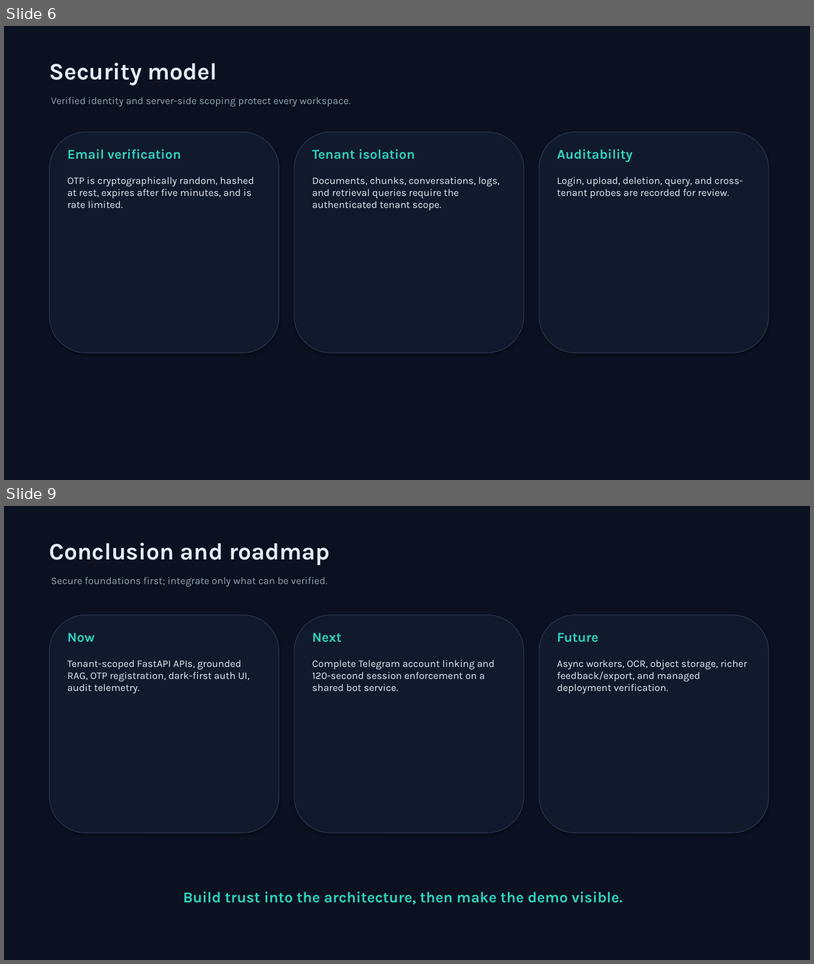
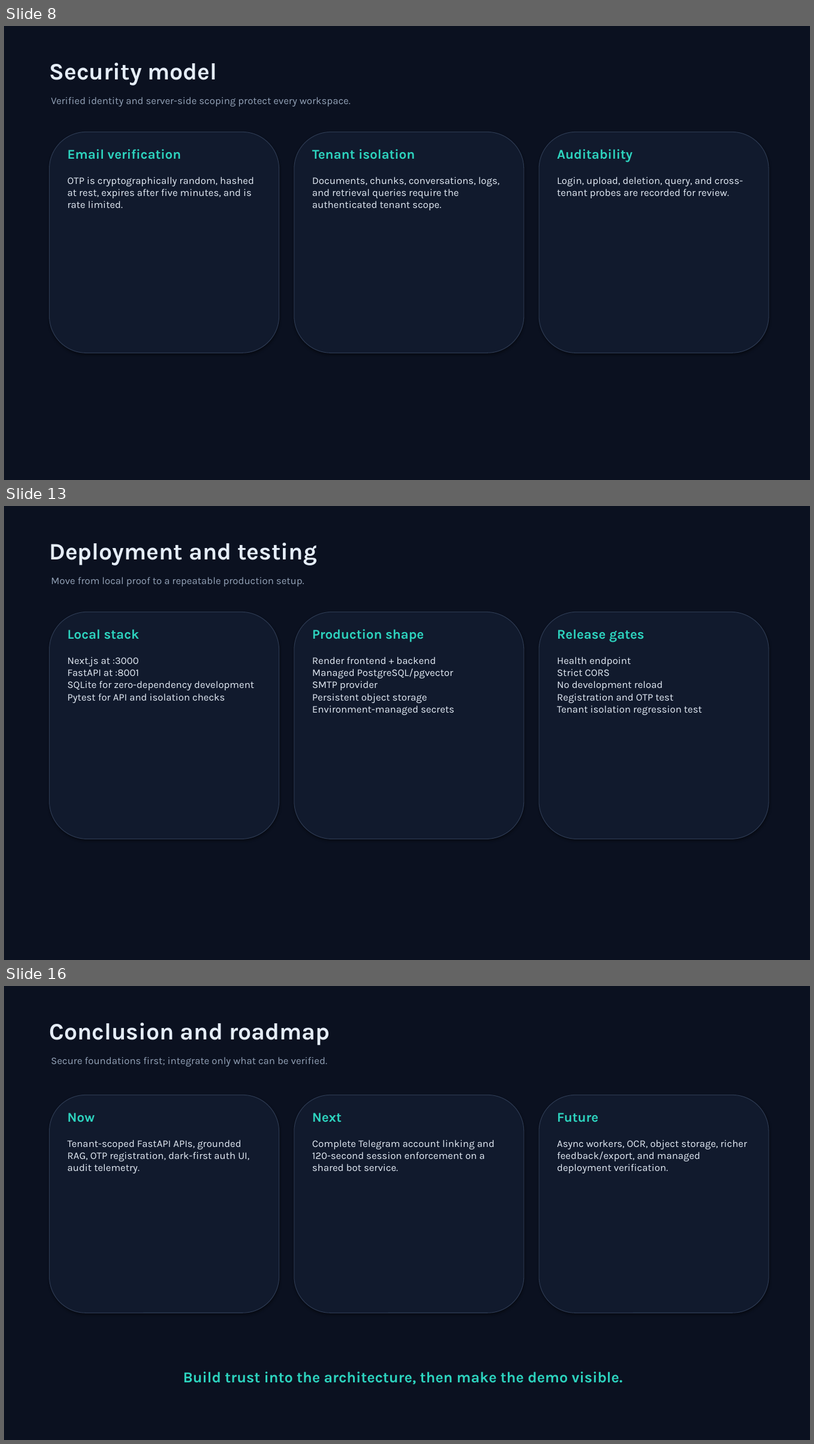
Before and after one commit to aksharganji23/tenantAI, a slide deck: presentation/SaaSsum_AI_Presentation.pptx. Shown one above the other, each under a label of ours: slides 6 and 9 before the commit, slides 8, 13 and 16 after it; the slides between them are not shown. The pictures are 814x964 and 814x1444 pixels, drawn with LibreOffice and Linux fonts; fonts in the diff are those of the drawing. Boxes give left, top, right and bottom in pixels: in the first picture for what was removed or moved away, otherwise in the second. Text is boxed around its words. In the diff, an @@ line names an element or a change of style, - is before the commit and + after.

```diff
--- a/presentation/SaaSsum_AI_Presentation.pptx
+++ b/presentation/SaaSsum_AI_Presentation.pptx
@@ slide 13 added at box(4, 506, 810, 960), background #0B1120 @@
@@ text added at box(49, 543, 317, 565), 28 pt, text #E5EDF7, bold @@
+Deployment and testing
@@ text added at box(51, 577, 305, 586), 12 pt, text #94A3B8 @@
+Move from local proof to a repeatable production setup.
@@ rounded rectangle added at box(50, 612, 279, 839), fill #111A2D, outline #2D3A52 0.75 pt @@
@@ rounded rectangle added at box(294, 612, 524, 839), fill #111A2D, outline #2D3A52 0.75 pt @@
@@ rounded rectangle added at box(539, 612, 769, 839), fill #111A2D, outline #2D3A52 0.75 pt @@
@@ text added at box(68, 629, 140, 639), 16 pt, text #2DD4BF, bold @@
+Local stack
@@ text added at box(312, 629, 424, 642), 16 pt, text #2DD4BF, bold @@
+Production shape
@@ text added at box(557, 629, 645, 642), 16 pt, text #2DD4BF, bold @@
+Release gates
@@ text added at box(68, 657, 254, 703), 12 pt, text #E5EDF7 @@
+Next.js at :3000
+FastAPI at :8001
+SQLite for zero-dependency development
+Pytest for API and isolation checks
@@ text added at box(312, 657, 455, 715), 12 pt, text #E5EDF7 @@
+Render frontend + backend
+Managed PostgreSQL/pgvector
+SMTP provider
+Persistent object storage
+Environment-managed secrets
@@ text added at box(557, 657, 702, 715), 12 pt, text #E5EDF7 @@
+Health endpoint
+Strict CORS
+No development reload
+Registration and OTP test
+Tenant isolation regression test
@@ what was slide 6 is now slide 8 @@
@@ what was slide 9 is now slide 16 @@
```
Also in this commit, not shown: 2 slides changed, 7 other slides added, 1 slide removed, 1 other file.
